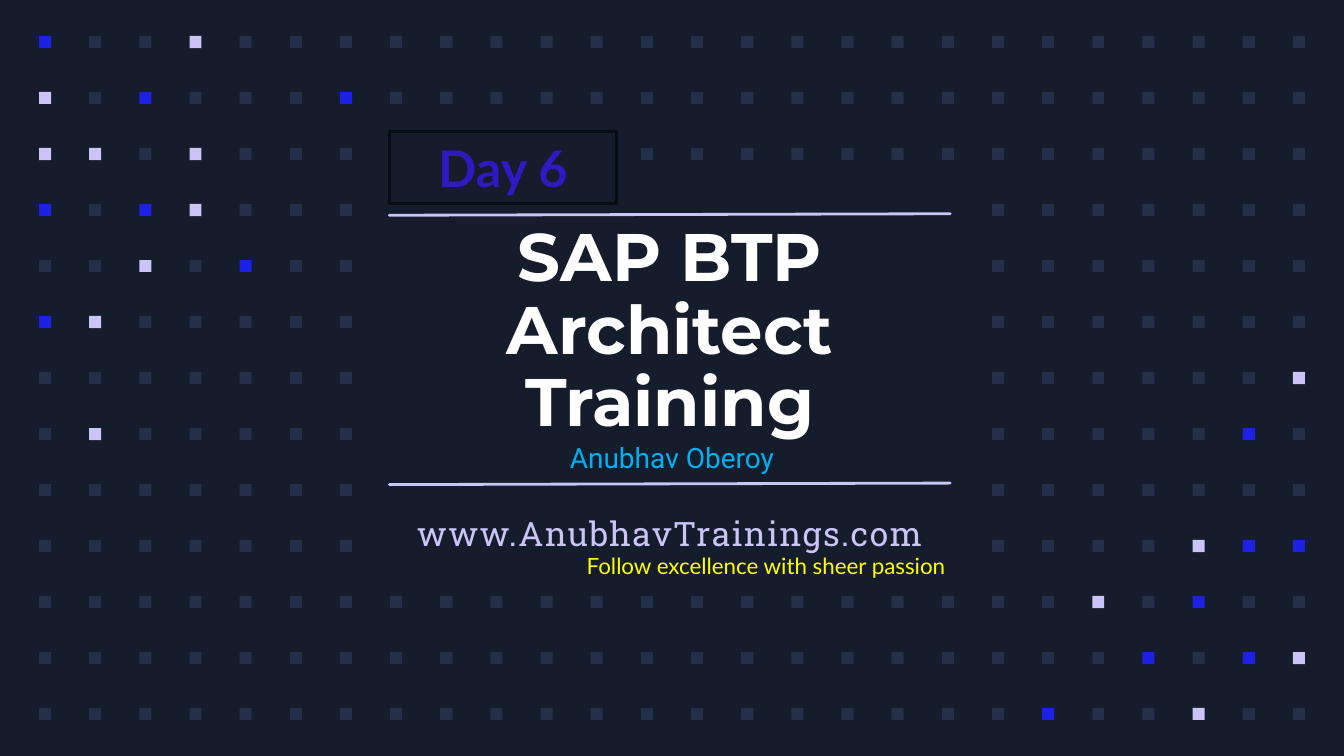
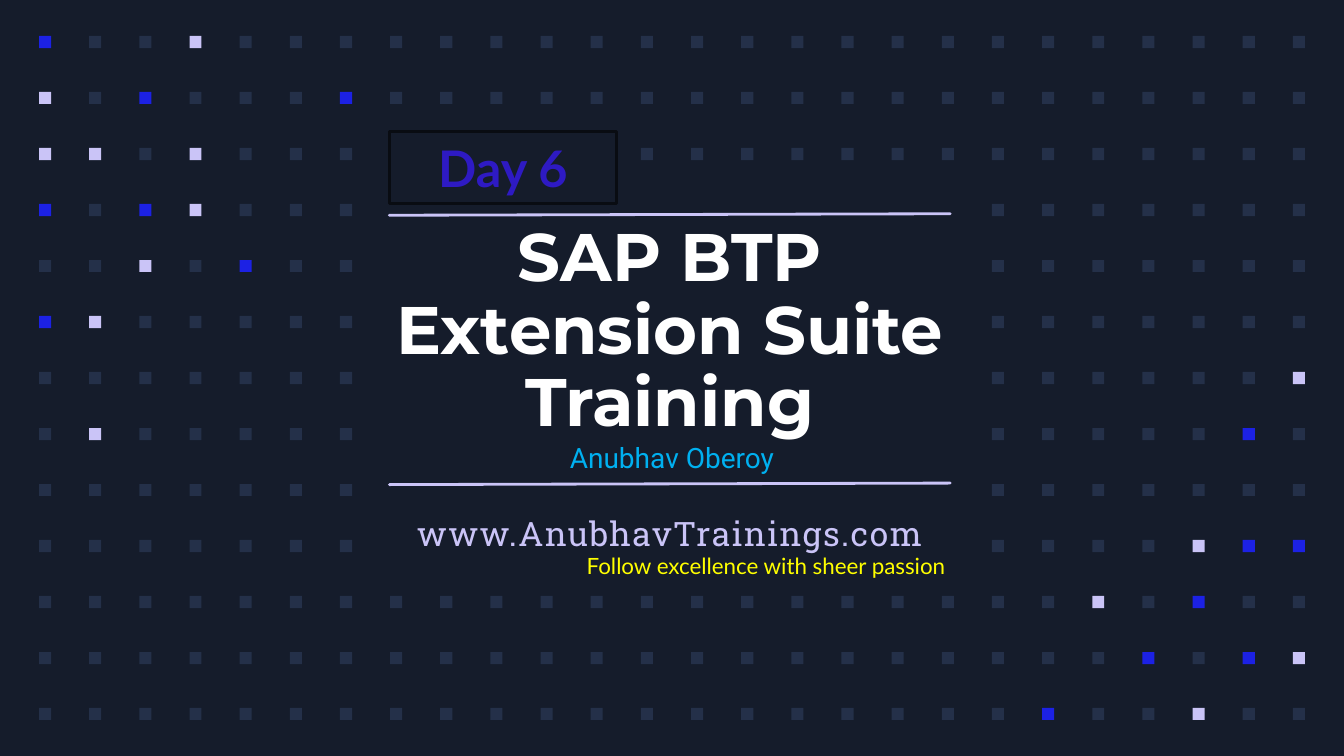
Before and after one commit to soyuztechnologies/SAP_BTP_Training_CLD200, a slide deck: slide 1 of Day 6/Day 6 -BTP Architect.pptx. Drawn at 1344x756 pixels with LibreOffice and Linux fonts; fonts in the diff are those of the drawing; background and template pictures are left out. Boxes give left, top, right and bottom in pixels: in the first picture for what was removed or moved away, otherwise in the second. Text is boxed around its words. In the diff, an @@ line names an element or a change of style, - is before the commit and + after.

Commit message:
update 02-10

```diff
--- a/Day 6/Day 6 -BTP Architect.pptx
+++ b/Day 6/Day 6 -BTP Architect.pptx
@@ title at box(396, 216, 943, 440): text changed @@
-SAP BTP Architect Training
+SAP BTP Extension Suite Training
```
Also in this commit, not shown: 3 other slides changed, 1 slide added.
